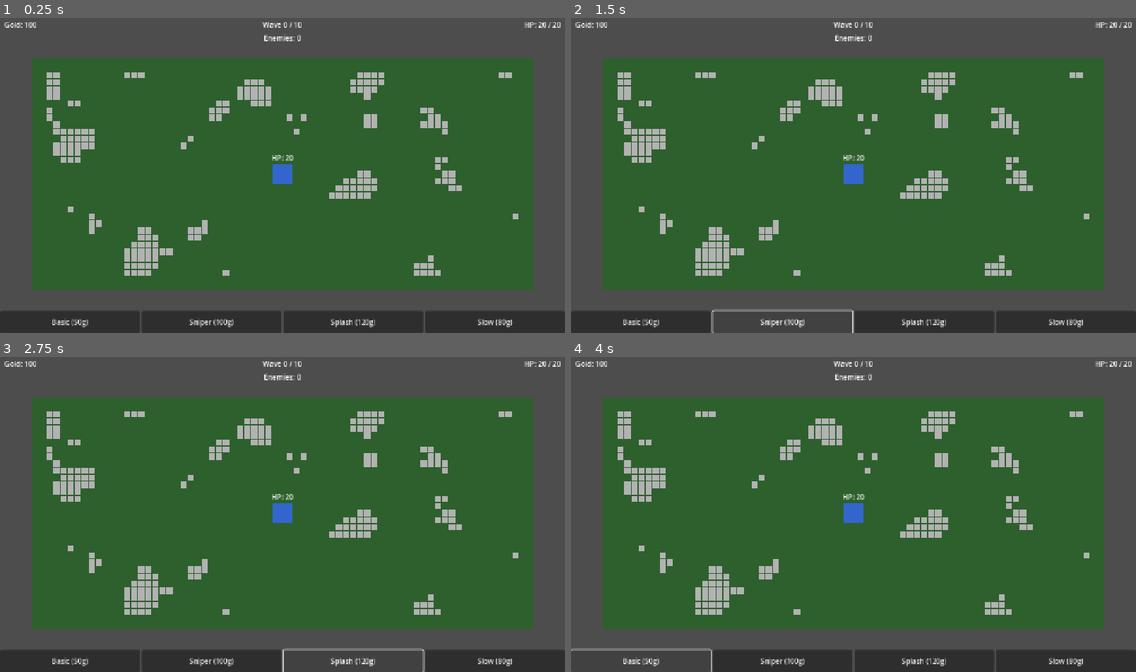
Above: before the commit, frames 1-4 (two rows, left to right).
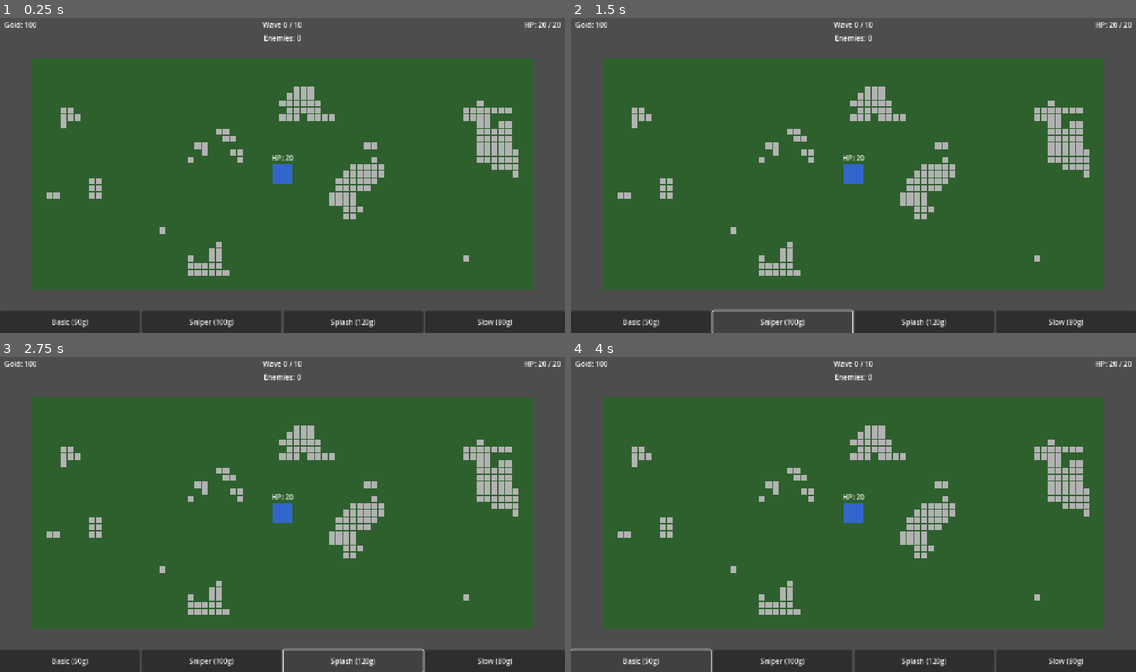
Above: after the commit, the same moments.

Repository: 3dw4rd1/OC_Tower_defense
Game: Godot game, scene res://scenes/levels/main.tscn
Two runs of this game, one before a commit and one after it. Both use one fixed random seed, a clock stepped at 60 frames per second and the inputs below.
Inputs:
- Up to frame 1 (0.25 s): no input
- Up to frame 2 (1.5 s): click "Basic (50g)" at 0.5 s; click "Sniper (100g)" at 1.25 s
- Up to frame 3 (2.75 s): click "Splash (120g)" at 2 s
- Up to frame 4 (4 s): click "Slow (80g)" at 2.75 s; click "Basic (50g)" at 3.5 s

The runs differ from the first frame. In frame 1, 6.2% of the frame differs, in the area x 8-92%, y 17-82%; in frame 2, 6.2%; in frame 3, 6.2%; in frame 4, 6.2%.

Commit message:
feat: randomise rock layout each run, widen base clear zone to radius 3

Diff:
--- a/game/scripts/autoloads/TerrainManager.gd
+++ b/game/scripts/autoloads/TerrainManager.gd
@@ -7,9 +7,10 @@
 const EDGE_BUFFER: int = 2
 
 # Noise parameters — adjust OBSTACLE_THRESHOLD to tune coverage (~10% of full grid)
-const NOISE_SEED: int = 12345
 const NOISE_FREQUENCY: float = 0.10
 const OBSTACLE_THRESHOLD: float = 0.25  # Perlin values above this become obstacle tiles
+# Tiles within this Chebyshev radius of the base are always kept clear
+const BASE_CLEAR_RADIUS: int = 3
 
 var obstacle_tiles: Dictionary = {}
 var _game_map: Node = null
@@ -40,23 +41,15 @@
 
 func _generate_obstacles() -> void:
 	var noise := FastNoiseLite.new()
-	noise.seed = NOISE_SEED
+	noise.seed = randi()
 	noise.noise_type = FastNoiseLite.TYPE_PERLIN
 	noise.frequency = NOISE_FREQUENCY
-
-	var min_val: float = 1.0
-	var max_val: float = -1.0
-	for y in range(EDGE_BUFFER, GRID_ROWS - EDGE_BUFFER):
-		for x in range(EDGE_BUFFER, GRID_COLS - EDGE_BUFFER):
-			var v = noise.get_noise_2d(float(x), float(y))
-			if v < min_val: min_val = v
-			if v > max_val: max_val = v
-	print('Noise range: min=', min_val, ' max=', max_val)
 
 	for y: int in range(EDGE_BUFFER, GRID_ROWS - EDGE_BUFFER):
 		for x: int in range(EDGE_BUFFER, GRID_COLS - EDGE_BUFFER):
 			var cell := Vector2i(x, y)
-			if cell == BASE_TILE:
+			# Keep a clear zone around the base
+			if absi(x - BASE_TILE.x) <= BASE_CLEAR_RADIUS and absi(y - BASE_TILE.y) <= BASE_CLEAR_RADIUS:
 				continue
 			var value: float = noise.get_noise_2d(float(x), float(y))
 			if value > OBSTACLE_THRESHOLD:
